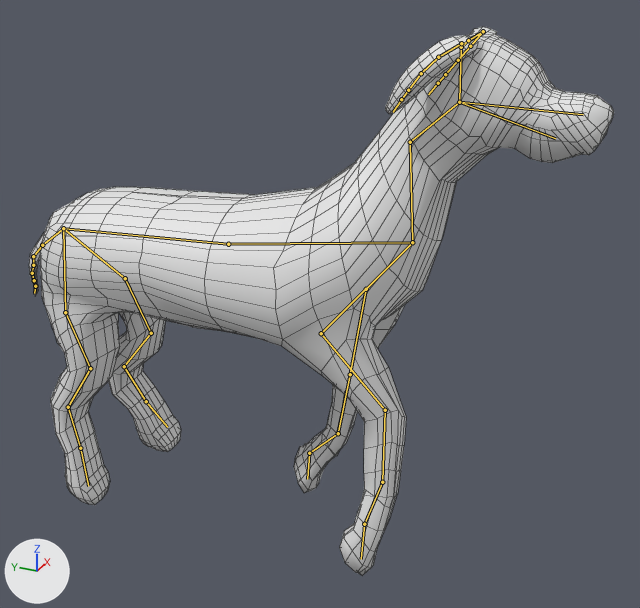
The Blender file Assets/Blender Models/TestBlenderRig/DogRig/Walk/old/V7.blend, before and after one commit.
Both versions are drawn from a camera (50 mm lens) standing at (-5.17, -2.73, 2.35) and looking at (0.15, -0.33, -0.31). The axes (+X, +Y, +Z) are drawn at lower left. The lights are the same throughout. Both versions are drawn at frame 26 of the action 'Dog_Dash'; the numbers are the values there. The bones that bend it are drawn over the model as lines. Mesh edges are drawn as thin lines.

Objects in the first picture: 'Body'.
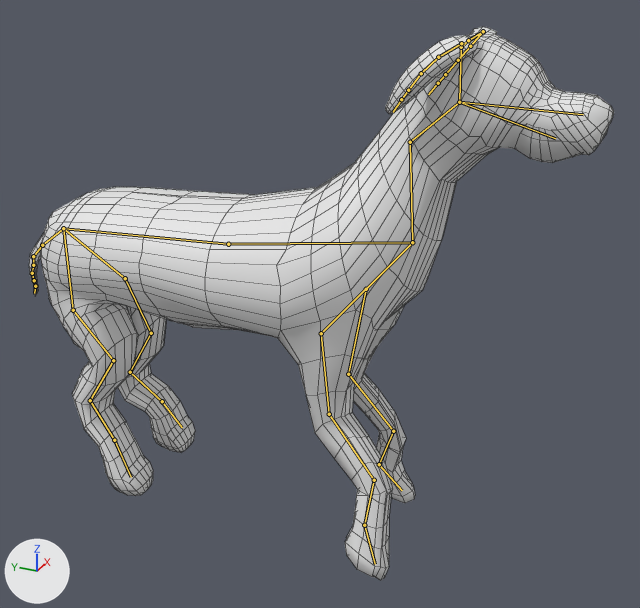
The edits, one by one:
Bone 'backleftelbow.l' (bone_backleftelbow_l) turns from (58, 4, 5) to (50, 5, 4) degrees about its own x, y and z.
Bone 'backleftcarpal.l' (bone_backleftcarpal_l) turns from (-43, -11, -13) to (-55, -16, -15) degrees about its own x, y and z.
Bone 'backleftfoot.l' (bone_backleftfoot_l) moves from (0.0, 0.0, 0.0) to (-0.001, 0.0, 0.001).
Bone 'backleftfoot.l' (bone_backleftfoot_l) turns from (36, 5, 22) to (58, 0, 36) degrees about its own x, y and z.
Bone 'backhip.r' (bone_backhip_r) turns from (2, -1, -1) to (-4, 3, 3) degrees about its own x, y and z.
Bone 'backstifle.r' (bone_backstifle_r) turns from (-38, 2, 10) to (-50, 2, 13) degrees about its own x, y and z.
Bone 'backleftelbow.r' (bone_backleftelbow_r) turns from (37, 3, -11) to (56, 7, -14) degrees about its own x, y and z.
Bone 'backleftcarpal.r' (bone_backleftcarpal_r) turns from (-28, 1, 14) to (-47, 8, 20) degrees about its own x, y and z.
Bone 'backleftfoot.r' (bone_backleftfoot_r) moves from (0.0, 0.0, 0.0) to (-0.001, 0.0, -0.001).
Bone 'backleftfoot.r' (bone_backleftfoot_r) turns from (36, -3, -22) to (41, -2, -26) degrees about its own x, y and z.
Bone 'frontleftshoulder.l' (bone_frontleftshoulder_l) turns from (-7, -3, 12) to (-7, -3, 13) degrees about its own x, y and z.
Bone 'frontleftelbow.l' (bone_frontleftelbow_l) turns from (9, 4, -1) to (8, 13, -54) degrees about its own x, y and z.
Bone 'frontleftcarpal.l' (bone_frontleftcarpal_l) turns from (-3, 3, 33) to (-4, 6, 60) degrees about its own x, y and z.
Bone 'frontLeftfoot.l' (bone_frontleftfoot_l) turns from (0, 1, 9) to (1, -1, -15) degrees about its own x, y and z.
Bone 'frontleftshoulder.r' (bone_frontleftshoulder_r) turns from (-8, 0, 32) to (-12, 1, -5) degrees about its own x, y and z.
Bone 'frontleftelbow.r' (bone_frontleftelbow_r) turns from (14, 7, -31) to (20, -11, 43) degrees about its own x, y and z.
Bone 'frontleftcarpal.r' (bone_frontleftcarpal_r) turns from (-2, -4, -17) to (-2, -10, -46) degrees about its own x, y and z.
Bone 'frontLeftfoot.r' (bone_frontleftfoot_r) turns from (-1, -4, -31) to (7, -2, -15) degrees about its own x, y and z.

Pixel boxes (x1, y1, x2, y2) of what changed, in the pictures (640 x 608 px):
'Body', posed: before (29, 27, 614, 576); after (29, 27, 614, 580)
bone 'backleftelbow.l', root to tip: before (151, 333) to (124, 366); after (151, 333) to (130, 372)
bone 'backleftcarpal.l', root to tip: before (124, 366) to (146, 401); after (130, 372) to (162, 401)
bone 'backleftfoot.l', root to tip: before (146, 401) to (167, 427); after (162, 401) to (182, 427)
bone 'backhip.r', root to tip: before (63, 228) to (65, 312); after (63, 228) to (73, 310)
bone 'backstifle.r', root to tip: before (65, 312) to (90, 368); after (73, 310) to (113, 360)
bone 'backleftelbow.r', root to tip: before (90, 368) to (68, 407); after (113, 360) to (90, 400)
bone 'backleftcarpal.r', root to tip: before (68, 407) to (80, 448); after (90, 400) to (114, 440)
bone 'backleftfoot.r', root to tip: before (80, 448) to (88, 486); after (114, 440) to (131, 477)
bone 'frontleftshoulder.l', root to tip: before (366, 289) to (350, 374); after (366, 289) to (348, 374)
bone 'frontleftelbow.l', root to tip: before (350, 374) to (338, 433); after (348, 374) to (393, 431)
bone 'frontleftcarpal.l', root to tip: before (338, 433) to (309, 453); after (393, 431) to (379, 464)
bone 'frontLeftfoot.l', root to tip: before (309, 453) to (307, 479); after (379, 464) to (402, 490)
bone 'frontleftshoulder.r', root to tip: before (321, 333) to (385, 410); after (321, 333) to (329, 414)
bone 'frontleftelbow.r', root to tip: before (385, 410) to (382, 482); after (329, 414) to (374, 480)
bone 'frontleftcarpal.r', root to tip: before (382, 482) to (364, 524); after (374, 480) to (364, 525)
bone 'frontLeftfoot.r', root to tip: before (364, 524) to (361, 559); after (364, 525) to (375, 564)
